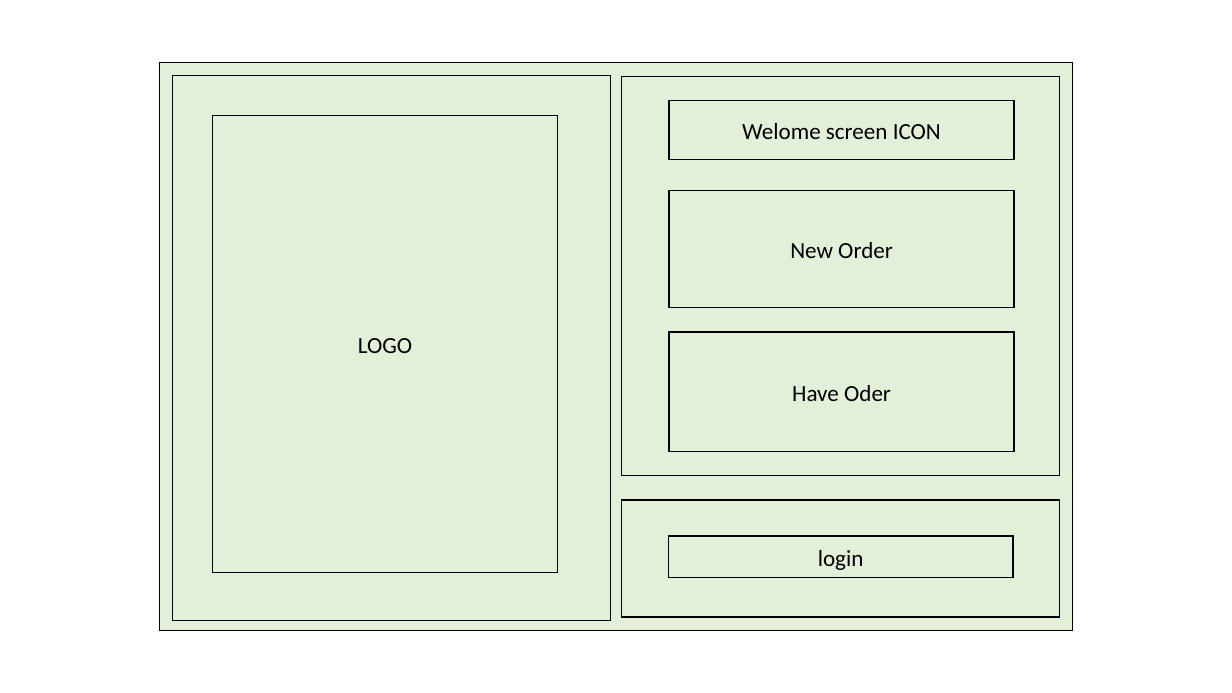
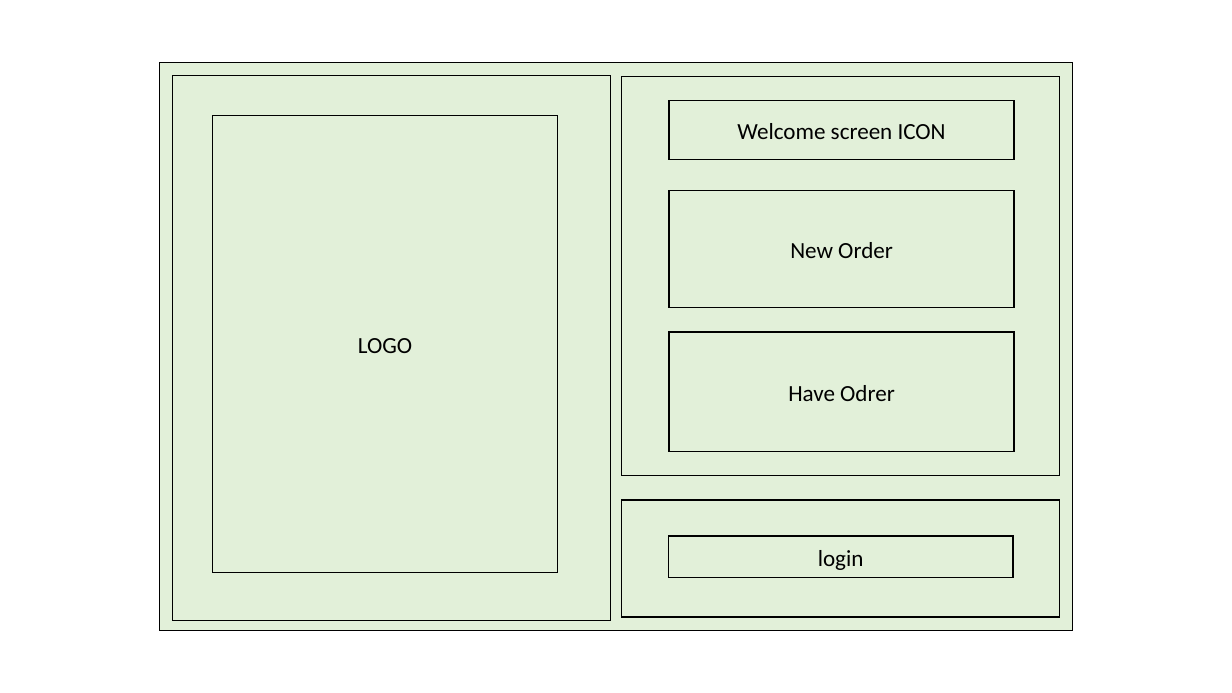
Before and after one commit to haimazu/G9-GoNature, a slide deck: slide 1 of Assignment2/מסכים מסכים.pptx. Drawn at 1232x693 pixels with LibreOffice and Linux fonts; fonts in the diff are those of the drawing. Boxes give left, top, right and bottom in pixels: in the first picture for what was removed or moved away, otherwise in the second. Text is boxed around its words. In the diff, an @@ line names an element or a change of style, - is before the commit and + after.

```diff
--- a/Assignment2/מסכים מסכים.pptx
+++ b/Assignment2/מסכים מסכים.pptx
@@ text in rectangle at (737, 123, 946, 139): text changed @@
-Welome screen ICON
+Welcome screen ICON
@@ text in rectangle at (788, 385, 895, 401): text changed @@
-Have Oder
+Have Odrer
```
Also in this commit, not shown: 9 other files.
